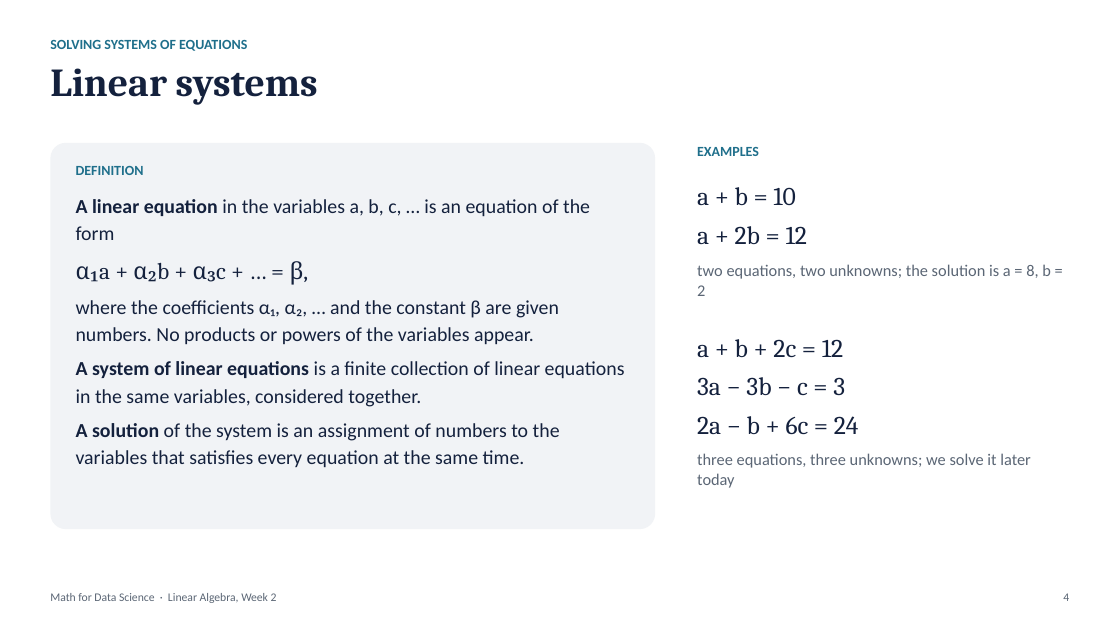
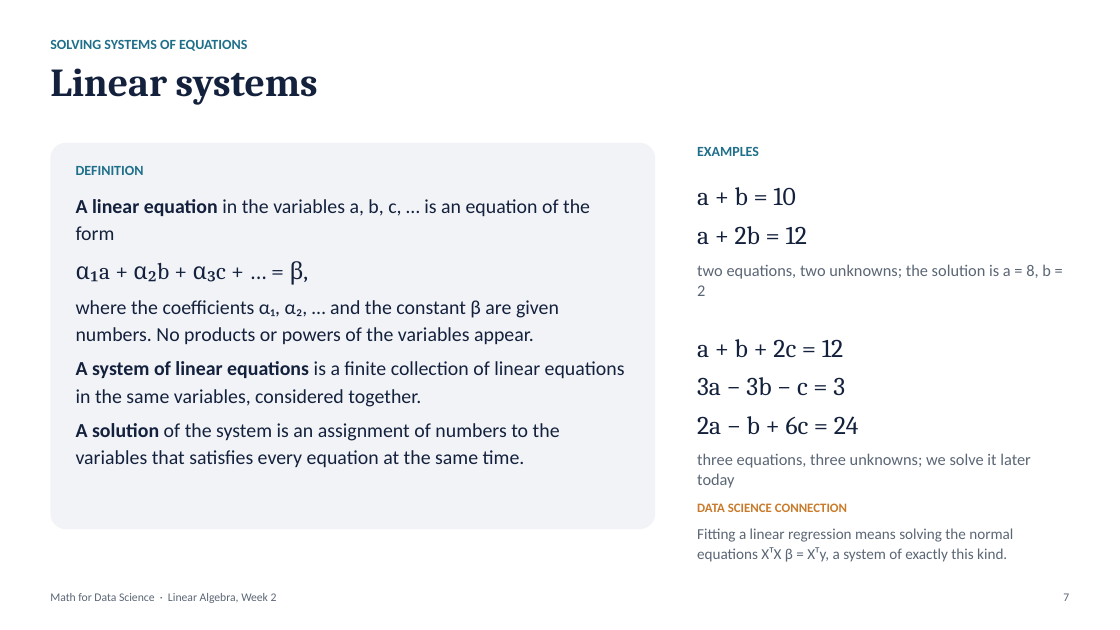
Before and after one commit to Singati2/Data-Science-class-LInear-algebra-Part-2-, a slide deck: slide 7 of Linear_Algebra_Week2_Slides.pptx (slide 4 before the commit). Drawn at 1120x630 pixels with LibreOffice and Linux fonts; fonts in the diff are those of the drawing. Boxes give left, top, right and bottom in pixels: in the first picture for what was removed or moved away, otherwise in the second. Text is boxed around its words. In the diff, an @@ line names an element or a change of style, - is before the commit and + after.

```diff
--- a/Linear_Algebra_Week2_Slides.pptx
+++ b/Linear_Algebra_Week2_Slides.pptx
@@ text added at <box>697,503,847,512</box>, 11 pt, text #C97B2B, bold @@
+DATA SCIENCE CONNECTION
@@ text added at <box>697,528,1013,562</box>, 13 pt, text #5B6675 @@
+Fitting a linear regression means solving the normal equations XᵀX β = Xᵀy, a system of exactly this kind.
@@ text at <box>1063,593,1069,601</box>: text changed @@
-4
+7
```
Also in this commit, not shown: 51 other slides changed, 4 slides added, 4 other files.
